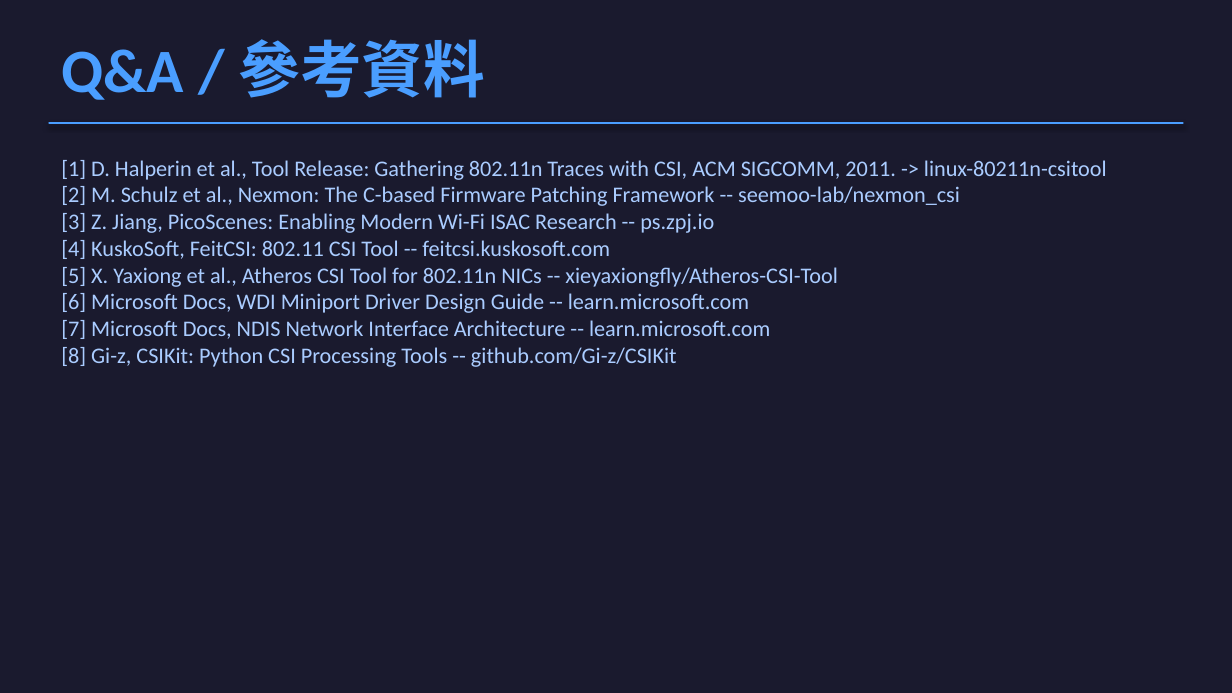
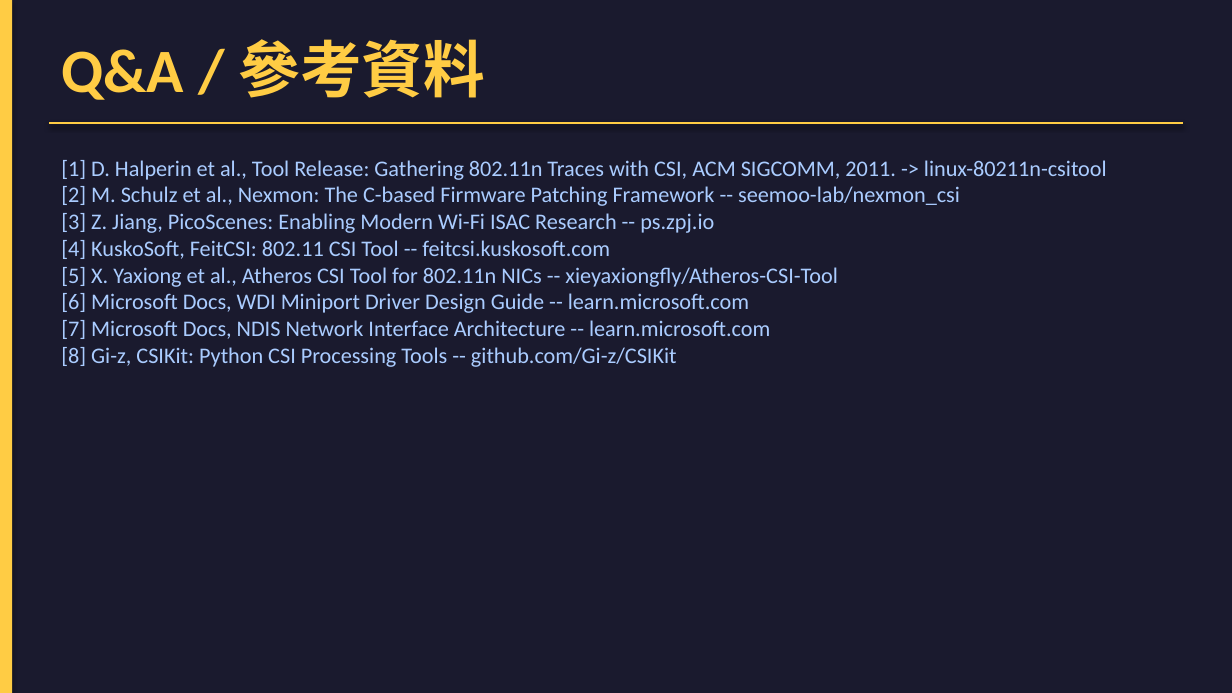
Before and after one commit to jacky92219-cell/network-ppt-project, a slide deck: slide 29 of output/network-card-csi.pptx (slide 25 before the commit). Drawn at 1232x693 pixels with LibreOffice and Linux fonts; fonts in the diff are those of the drawing. Boxes give left, top, right and bottom in pixels: in the first picture for what was removed or moved away, otherwise in the second. Text is boxed around its words. In the diff, an @@ line names an element or a change of style, - is before the commit and + after.

```diff
--- a/output/network-card-csi.pptx
+++ b/output/network-card-csi.pptx
@@ rectangle added at <box>0,0,12,692</box>, fill #FFCC44 @@
@@ text "Q&A / 參考資料" at <box>61,39,485,100</box>: text colour #4A9EFF to #FFCC44 @@
@@ rectangle removed at <box>49,123,1183,123</box> @@
@@ line added from (49, 123) to (1183, 123), #FFCC44 1.5 pt @@
```
Also in this commit, not shown: 23 other slides changed, 4 slides added, 5 other files.
